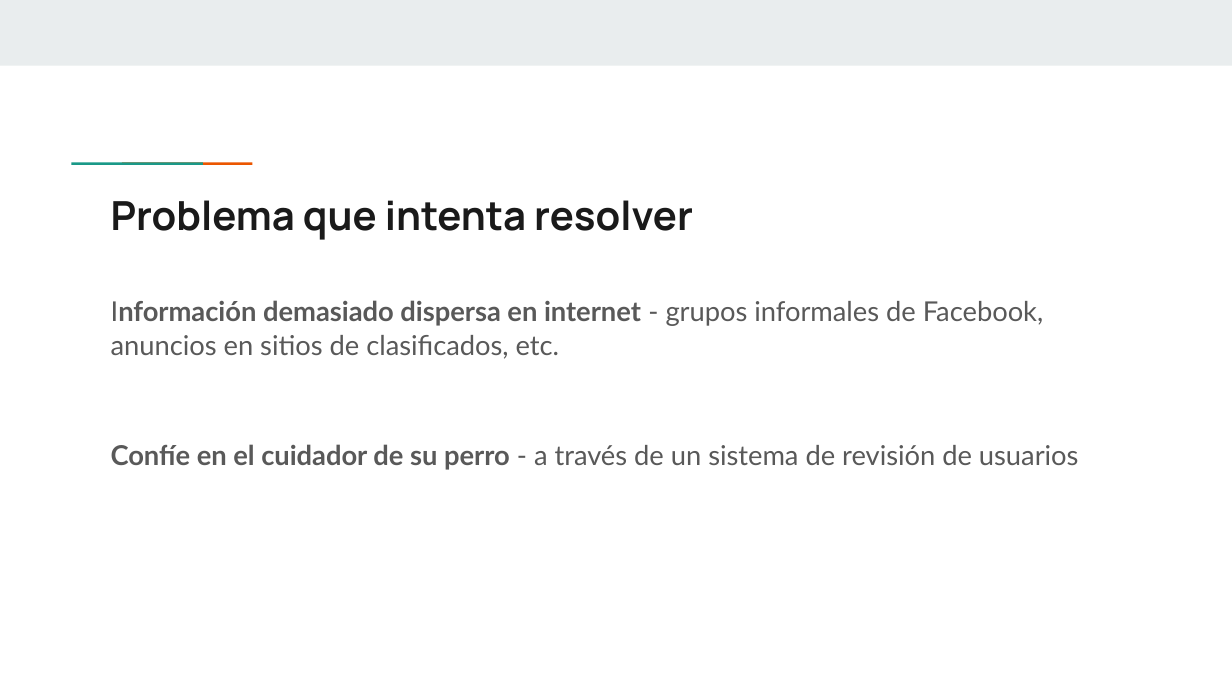
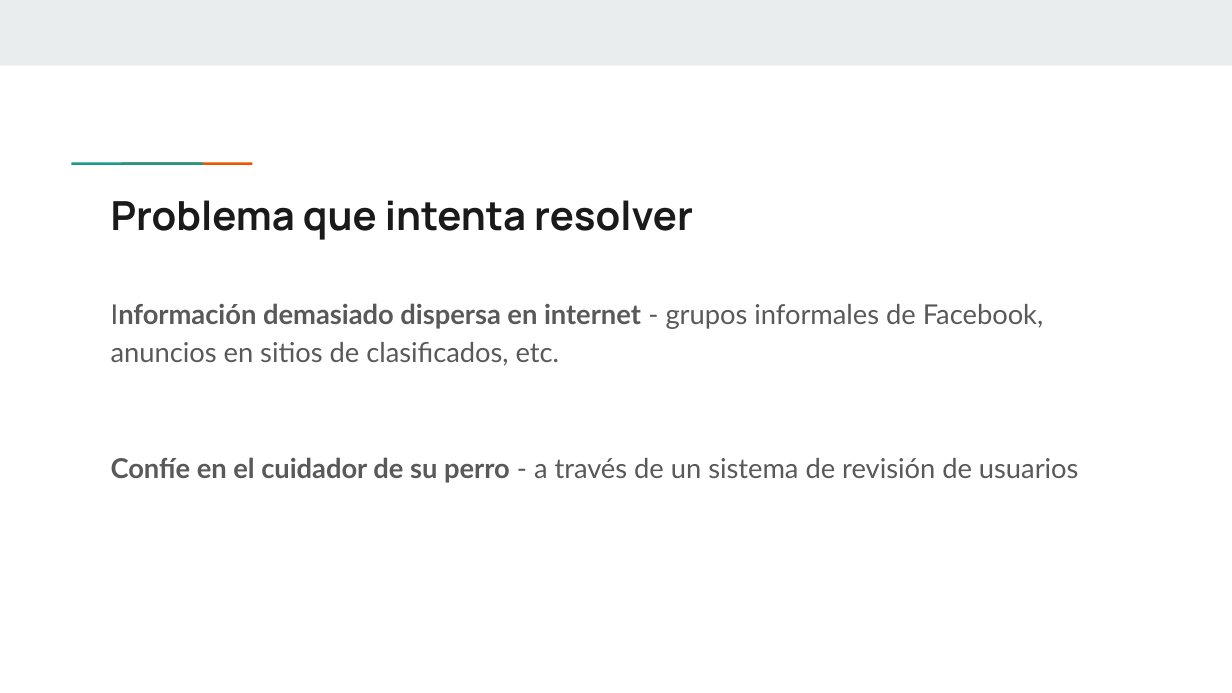
Before and after one commit to ertykiko/DAM, a slide deck: slide 3 of Reto 1/hDog - Asistente Canino.pptx. Drawn at 1232x693 pixels with LibreOffice and Linux fonts; fonts in the diff are those of the drawing. Boxes give left, top, right and bottom in pixels: in the first picture for what was removed or moved away, otherwise in the second. Text is boxed around its words. In the diff, an @@ line names an element or a change of style, - is before the commit and + after.

```diff
--- a/Reto 1/hDog - Asistente Canino.pptx
+++ b/Reto 1/hDog - Asistente Canino.pptx
@@ text "Información demasiado dispersa en internet ..." at [111,303,1079,483]: line spacing 1.05 to 1.15 @@
```
Also in this commit, not shown: 1 other slide changed, 37 other files.
